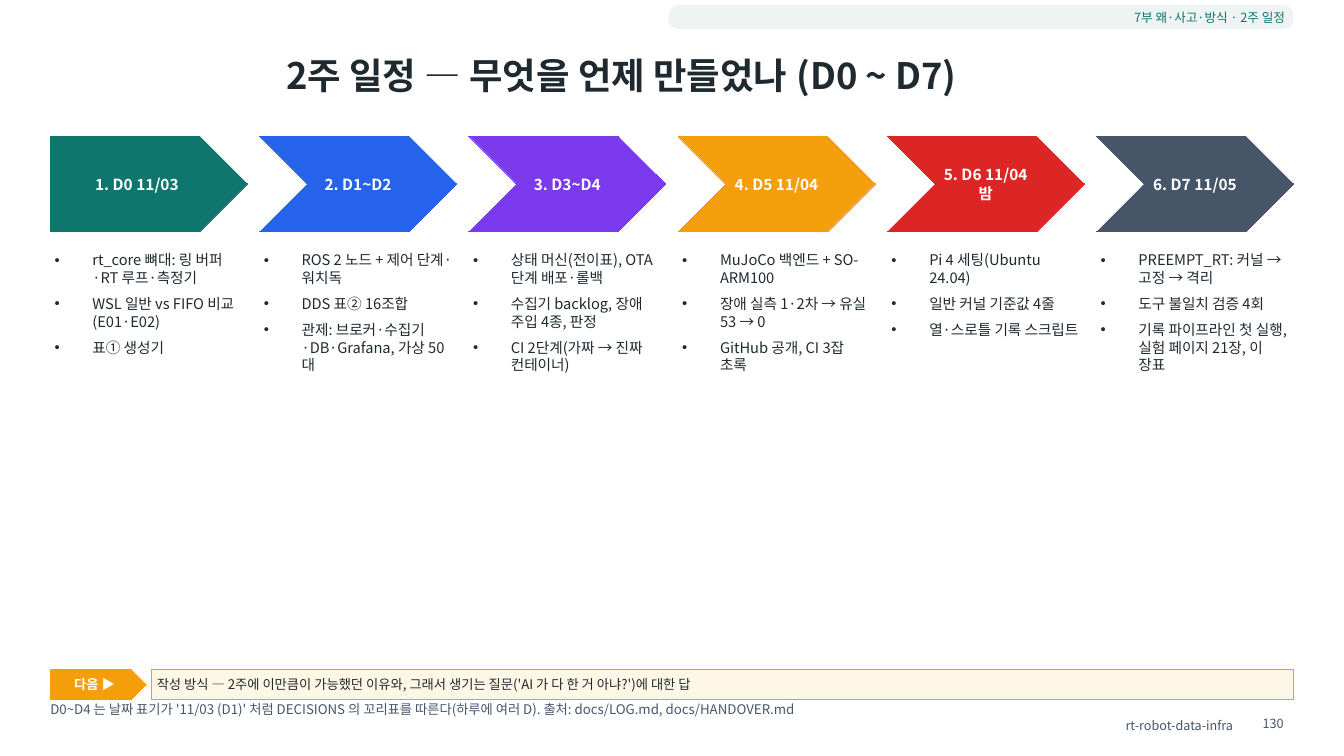
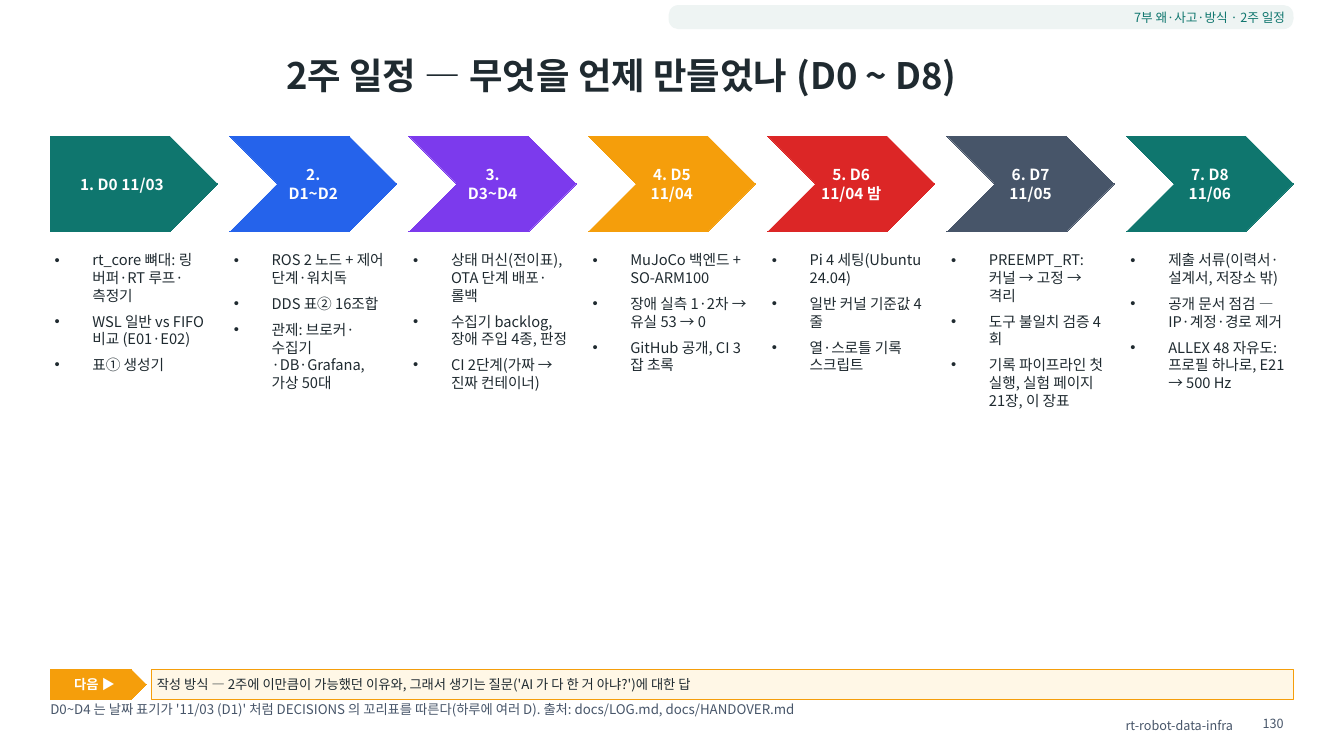
Before and after one commit to ohevance/rt-robot-data-infra, a slide deck: slide 130 of docs/deck/rt-robot-data-infra.pptx. Drawn at 1344x756 pixels with LibreOffice and Linux fonts; fonts in the diff are those of the drawing. Boxes give left, top, right and bottom in pixels: in the first picture for what was removed or moved away, otherwise in the second. Text is boxed around its words. In the diff, an @@ line names an element or a change of style, - is before the commit and + after.

```diff
--- a/docs/deck/rt-robot-data-infra.pptx
+++ b/docs/deck/rt-robot-data-infra.pptx
@@ title at (286, 58, 956, 96): text changed @@
-2주 일정 — 무엇을 언제 만들었나 (D0 ~ D7)
+2주 일정 — 무엇을 언제 만들었나 (D0 ~ D8)
@@ pentagon arrow "1. D0 11/03": place and size @@
-pentagon arrow "1. D0 11/03" at (50, 136, 248, 232)
+pentagon arrow "1. D0 11/03" at (50, 136, 218, 232)
@@ chevron "2. D1~D2": place and size @@
-chevron "2. D1~D2" at (260, 136, 458, 232)
+chevron "2. D1~D2" at (230, 136, 397, 232)
@@ chevron "3. D3~D4": place and size @@
-chevron "3. D3~D4" at (469, 136, 666, 232)
+chevron "3. D3~D4" at (409, 136, 577, 232)
@@ chevron "4. D5 11/04": place and size @@
-chevron "4. D5 11/04" at (679, 136, 876, 232)
+chevron "4. D5 11/04" at (589, 136, 756, 232)
@@ chevron "5. D6 11/04 밤": place and size @@
-chevron "5. D6 11/04 밤" at (887, 136, 1085, 232)
+chevron "5. D6 11/04 밤" at (768, 136, 936, 232)
@@ chevron "6. D7 11/05": place and size @@
-chevron "6. D7 11/05" at (1097, 136, 1295, 232)
+chevron "6. D7 11/05" at (947, 136, 1114, 232)
@@ chevron added at (1126, 136, 1294, 232), fill #0F766E, outline #0F766E 0.75 pt, 11 pt, text #FFFFFF, bold @@
+7. D8 11/06
@@ text "rt_core 뼈대: 링 버퍼·RT 루프·측정기" rewrapped from (92, 253, 234, 355) to (92, 253, 204, 372) @@
@@ text "ROS 2 노드 + 제어 ..." rewrapped from (302, 253, 452, 356) to (272, 253, 384, 389) @@
@@ text "상태 머신(전이표), OTA 단계 배포·롤백" rewrapped from (511, 253, 652, 373) to (451, 253, 567, 391) @@
@@ text "MuJoCo 백엔드 + SO-ARM100" rewrapped from (720, 253, 866, 371) to (630, 253, 730, 371) @@
@@ text "Pi 4 세팅(Ubuntu 24.04)" rewrapped from (929, 253, 1079, 336) to (810, 253, 922, 371) @@
@@ text "PREEMPT_RT: 커널 → 고정 → ..." rewrapped from (1138, 253, 1287, 371) to (989, 254, 1104, 409) @@
@@ text added at (1168, 252, 1285, 388), 10.5 pt, text #1F2A30 @@
+• 제출 서류(이력서·설계서, 저장소 밖)
+• 공개 문서 점검 — IP·계정·경로 제거
+• ALLEX 48 자유도: 프로필 하나로, E21 → 500 Hz
```
Also in this commit, not shown: 10 other slides changed, 1 slide added, 43 other files.
